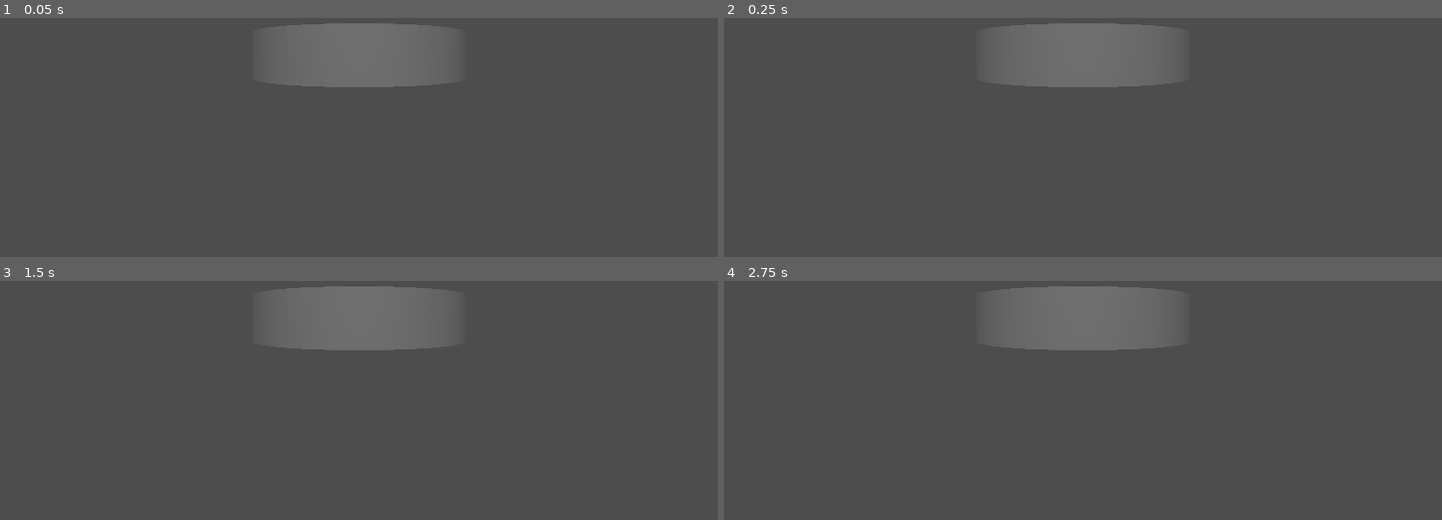
Above: before the commit, frames 1-4 (two rows, left to right).
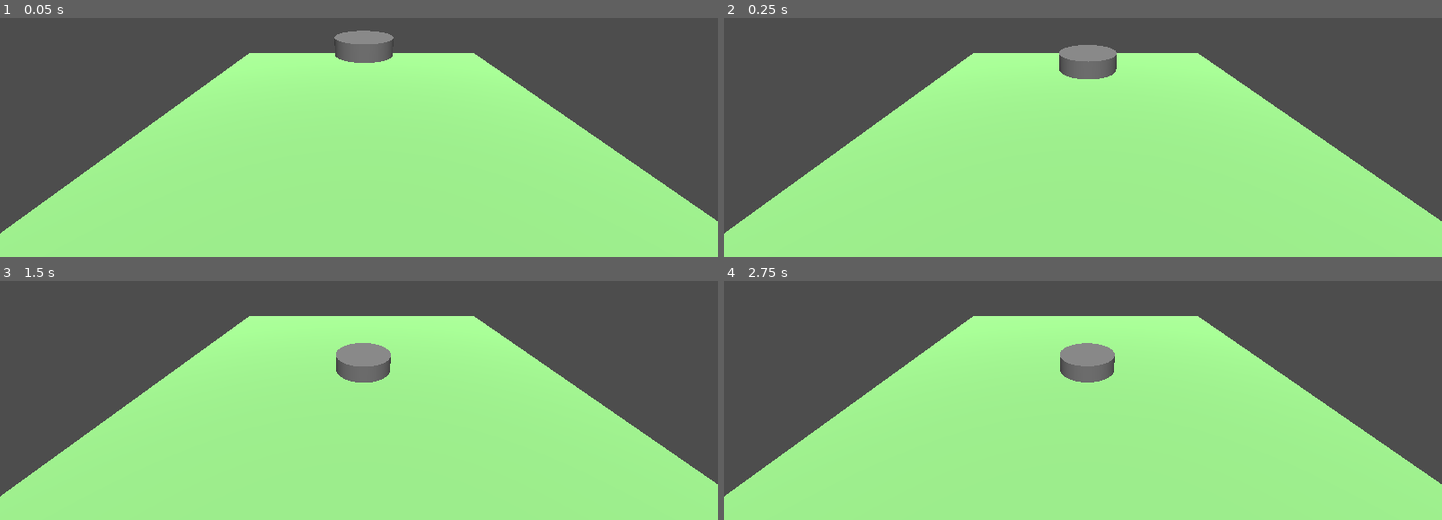
Above: after the commit, the same moments.

Repository: Ramongpou/CoinGame
Game: Godot game, scene res://Scenes/main_game.tscn
Same seed, same stepped clock (60 frames per second), same inputs: the game is played once before the commit and once after it.
Inputs (mouse positions are in pixels of both pictures, inside the frame that each line leads up to):
- Up to frame 1 (0.05 s): no input
- Up to frame 2 (0.25 s): no input
- Up to frame 3 (1.5 s): move the mouse to (516, 297) at 0.52 s; click (516, 297) at 0.67 s; tap Enter at 1.25 s; move the mouse to (215, 338) at 1.27 s; click (215, 338) at 1.42 s
- Up to frame 4 (2.75 s): tap Space at 2 s; move the mouse to (outside the picture) at 2.02 s; click (outside the picture) at 2.17 s

The runs differ from the first frame. In frame 1, 62% of the frame differs, in the area x 0-100%, y 2-100%; in frame 2, 62%; in frame 3, 62%; in frame 4, 62%.

Commit message:
create coin scene

Diff:
--- a/Scenes/Coin.tscn
+++ b/Scenes/Coin.tscn
@@ -1,15 +1,28 @@
-[gd_scene load_steps=3 format=3 uid="uid://f0erdtibs7dm"]
+[gd_scene load_steps=5 format=3 uid="uid://cmbh87lmu5bvy"]
 
-[sub_resource type="CylinderMesh" id="CylinderMesh_pqrep"]
-height = 0.2
+[ext_resource type="Script" path="res://Scripts/Coin.gd" id="1_5xper"]
 
-[sub_resource type="CylinderShape3D" id="CylinderShape3D_kik3p"]
-height = 0.303973
+[sub_resource type="CylinderMesh" id="CylinderMesh_85loe"]
+height = 0.3
 
-[node name="Coin" type="Area3D"]
+[sub_resource type="CylinderShape3D" id="CylinderShape3D_eg1b1"]
+height = 0.360951
 
-[node name="Mesh" type="MeshInstance3D" parent="."]
-mesh = SubResource("CylinderMesh_pqrep")
+[sub_resource type="CylinderShape3D" id="CylinderShape3D_16asj"]
+height = 0.387602
+
+[node name="Coin" type="RigidBody3D"]
+script = ExtResource("1_5xper")
+
+[node name="MeshInstance3D" type="MeshInstance3D" parent="."]
+mesh = SubResource("CylinderMesh_85loe")
 
 [node name="CollisionShape3D" type="CollisionShape3D" parent="."]
-shape = SubResource("CylinderShape3D_kik3p")
+shape = SubResource("CylinderShape3D_eg1b1")
+
+[node name="Area3D" type="Area3D" parent="."]
+
+[node name="CollisionShape3D" type="CollisionShape3D" parent="Area3D"]
+shape = SubResource("CylinderShape3D_16asj")
+
+[connection signal="input_event" from="Area3D" to="." method="_on_area_3d_input_event"]
--- a/Scenes/main_game.tscn
+++ b/Scenes/main_game.tscn
@@ -1,13 +1,32 @@
-[gd_scene load_steps=2 format=3 uid="uid://ddd1vjs2alur6"]
+[gd_scene load_steps=5 format=3 uid="uid://ddd1vjs2alur6"]
 
-[ext_resource type="PackedScene" uid="uid://f0erdtibs7dm" path="res://Scenes/Coin.tscn" id="1_7filr"]
+[ext_resource type="PackedScene" uid="uid://cmbh87lmu5bvy" path="res://Scenes/Coin.tscn" id="1_hqeiw"]
+
+[sub_resource type="StandardMaterial3D" id="StandardMaterial3D_xbufq"]
+albedo_color = Color(0.647059, 0.988235, 0.576471, 1)
+
+[sub_resource type="PlaneMesh" id="PlaneMesh_0s385"]
+material = SubResource("StandardMaterial3D_xbufq")
+
+[sub_resource type="BoxShape3D" id="BoxShape3D_apvu0"]
+size = Vector3(7.82608, 0.141475, 7.44562)
 
 [node name="MainGame" type="Node3D"]
 
 [node name="Camera3D" type="Camera3D" parent="."]
-transform = Transform3D(1, 0, 0, 0, 1, 0, 0, 0, 1, 0, 0, 1.32326)
-
-[node name="Coin" parent="." instance=ExtResource("1_7filr")]
+transform = Transform3D(1, 0, 0, 0, 0.955144, 0.296142, 0, -0.296142, 0.955144, -0.0845034, 2.42298, 4.37407)
 
 [node name="DirectionalLight3D" type="DirectionalLight3D" parent="."]
 transform = Transform3D(1, 0, 0, 0, 0.515621, 0.856817, 0, -0.856817, 0.515621, -2.16726, 0, 0)
+
+[node name="StaticBody3D" type="StaticBody3D" parent="."]
+
+[node name="MeshInstance3D" type="MeshInstance3D" parent="StaticBody3D"]
+transform = Transform3D(3.59021, 0, 0, 0, 1, 0, 0, 0, 3.67494, 0, 0, 0)
+mesh = SubResource("PlaneMesh_0s385")
+
+[node name="CollisionShape3D" type="CollisionShape3D" parent="StaticBody3D"]
+shape = SubResource("BoxShape3D_apvu0")
+
+[node name="Coin" parent="." instance=ExtResource("1_hqeiw")]
+transform = Transform3D(1, 0, 0, 0, 1, 0, 0, 0, 1, 0, 1.25305, 0)
--- /dev/null
+++ b/Scripts/Coin.gd
@@ -0,0 +1,19 @@
+extends RigidBody3D
+
+
+# Called when the node enters the scene tree for the first time.
+func _ready():
+	pass # Replace with function body.
+
+
+# Called every frame. 'delta' is the elapsed time since the previous frame.
+func _process(delta):
+	pass
+
+
+func _on_area_3d_input_event(camera, event, position, normal, shape_idx):
+	if event is InputEventMouseButton:
+		if event.button_index == MOUSE_BUTTON_LEFT and event.pressed == true:
+			print("Pressed")
+			apply_impulse(Vector3.UP * 5, position)
+	pass # Replace with function body.
